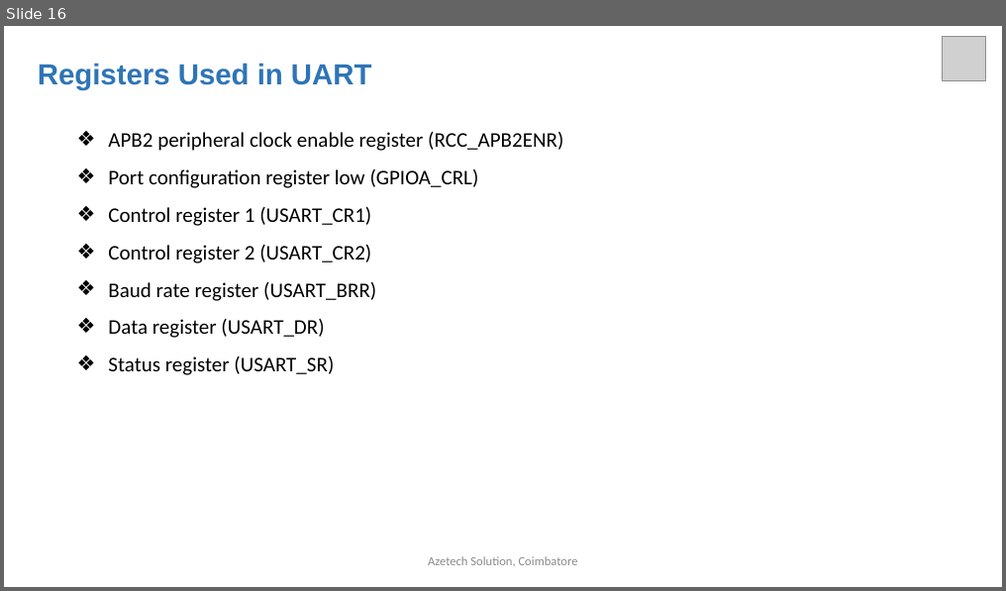
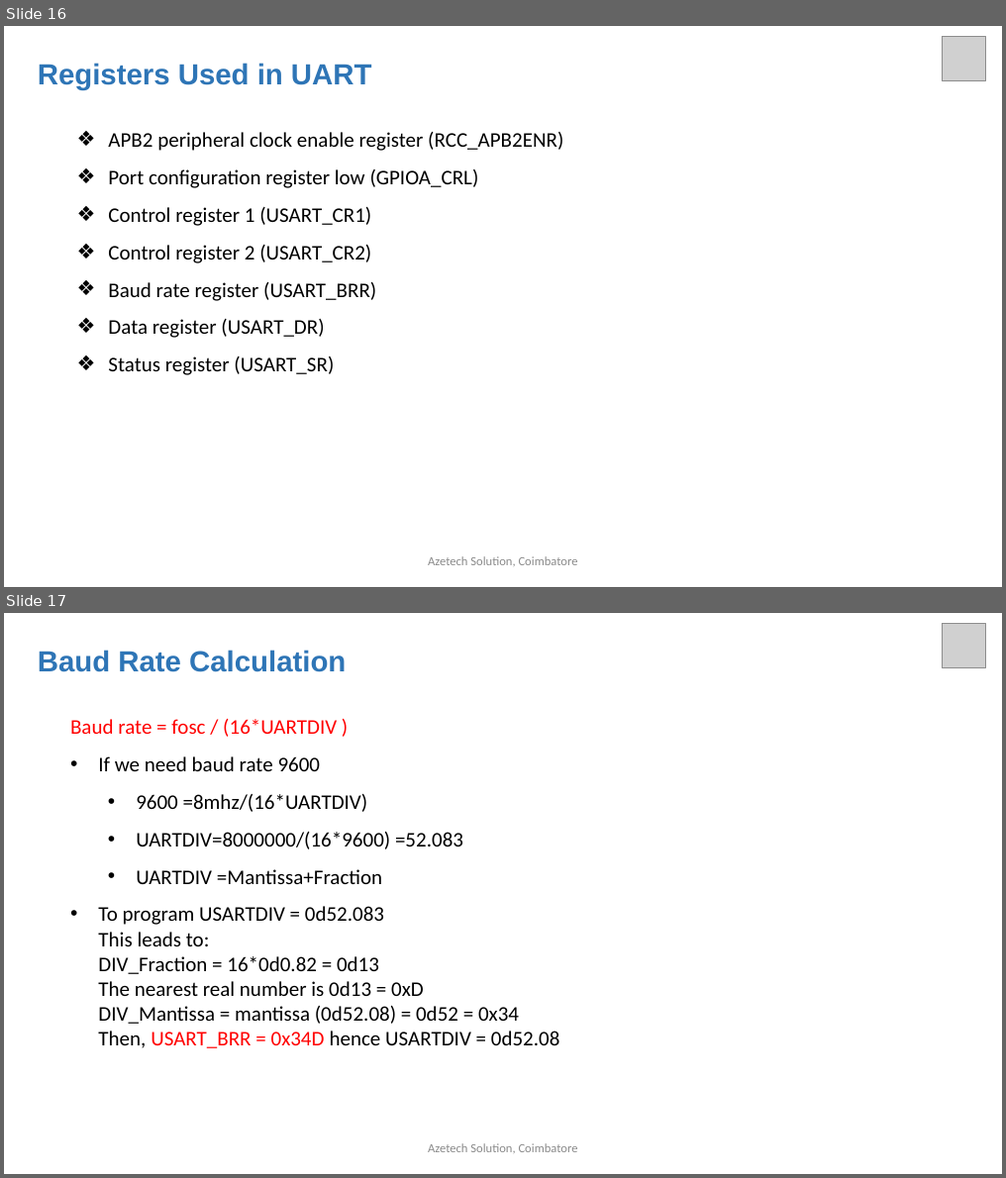
Before and after one commit to arulnelson/AZETECH-CLASS-NOTES, a slide deck: STM32_DOCS/STM32_UART.pptx. Shown one above the other, each under a label of ours: slide 16 before the commit, slides 16 and 17 after it. The pictures are 1006x591 and 1006x1178 pixels, drawn with LibreOffice and Linux fonts; fonts in the diff are those of the drawing; grey boxes stand for pictures. Boxes give left, top, right and bottom in pixels: in the first picture for what was removed or moved away, otherwise in the second. Text is boxed around its words. In the diff, an @@ line names an element or a change of style, - is before the commit and + after.

```diff
--- a/STM32_DOCS/STM32_UART.pptx
+++ b/STM32_DOCS/STM32_UART.pptx
@@ slide 17 added at <box>4,613,1002,1174</box>, background #FFFFFF @@
@@ picture added at <box>943,624,986,667</box> @@
@@ text added at <box>38,650,346,672</box>, 28 pt, text #2E75B6, bold @@
+Baud Rate Calculation
@@ text added at <box>70,719,560,1049</box>, 20 pt, text #000000 @@
+Baud rate = fosc / (16*UARTDIV )
+• If we need baud rate 9600
+  • 9600 =8mhz/(16*UARTDIV)
+  • UARTDIV=8000000/(16*9600) =52.083
+  • UARTDIV =Mantissa+Fraction
+• To program USARTDIV = 0d52.083
+  This leads to:
+  DIV_Fraction = 16*0d0.82 = 0d13
+  The nearest real number is 0d13 = 0xD
+  DIV_Mantissa = mantissa (0d52.08) = 0d52 = 0x34
+  Then, USART_BRR = 0x34D hence USARTDIV = 0d52.08
@@ text added at <box>428,1144,578,1154</box>, 12 pt, text #8C8C8C @@
+Azetech Solution, Coimbatore
```
Also in this commit, not shown: 4 slides changed, 1 other slide added.
